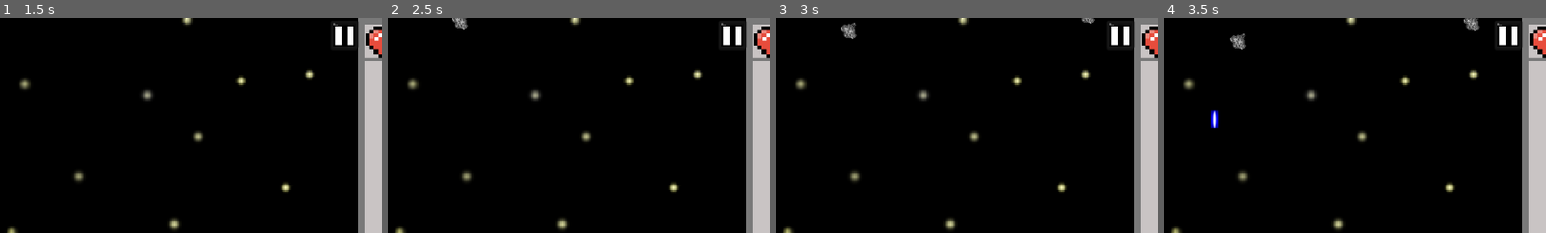
Above: before the commit, frames 1-4 (left to right).
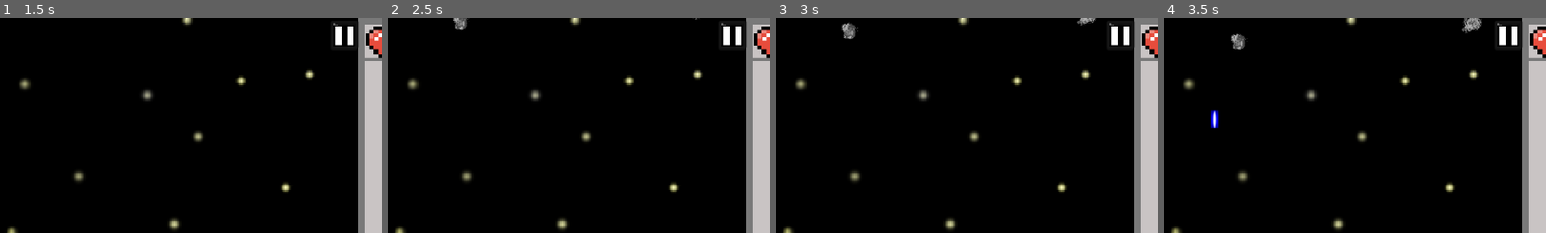
Above: after the commit, the same moments.

Repository: Pchristy03/EAP-Redox
Game: Godot game, scene res://main.tscn
Same seed, same stepped clock (60 frames per second), same inputs: the game is played once before the commit and once after it.
Inputs (mouse positions are % of the whole screen's width and height, from its top left):
- Up to frame 1 (1.5 s): click (64, 4) at 0.5 s; click (64, 4) at 1.25 s
- Up to frame 2 (2.5 s): tap Enter (ui_accept) at 2, 2.27 s; hold Right (ui_right) from 2.03 s (still down)
- Up to frame 3 (3 s): release Right (ui_right) at 2.78 s; hold Left (ui_left) from 2.78 s (still down)
- Up to frame 4 (3.5 s): keep holding Left (ui_left); tap Enter (ui_accept) at 3.02 s
The pictures show only the part of the screen within x 19-69%, y 0-50%; the shares and areas given below are measured in that part.

Frame 1 is identical in both runs. In frame 2, 0.1% of the frame differs, in the area x 16-82%, y 0-6%; in frame 3, 0.2%; in frame 4, 0.4%, in the area x 17-84%, y 0-16%.

Commit message:
Added Random Asteroid Selection

Diff:
--- a/asteroid.gd
+++ b/asteroid.gd
@@ -11,7 +11,7 @@
 var explosion_occurred = false
 
 func _ready():
-	$AnimatedSprite2D.frame = 1
+	$AnimatedSprite2D.frame = randi_range(0, 3)
 
 func init(dest):
 	dest_dir = position.direction_to(Vector2(position.x, position.y + 1))
